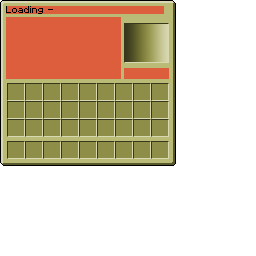
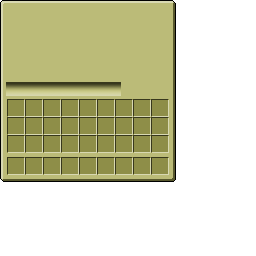
Before/after of a w=256, h=256 layered artwork. What changed in the layer stack:
hid group "Mock" (4 layers) over (6, 6, 169, 96)
painted on "title copy 2" over (124, 68, 169, 96)
painted on "title copy" over (124, 23, 169, 79)
moved "Layer 5" out of group "Mock", painted on it over (6, 23, 169, 96)
painted on "Layer 1" over (0, 83, 176, 182)
